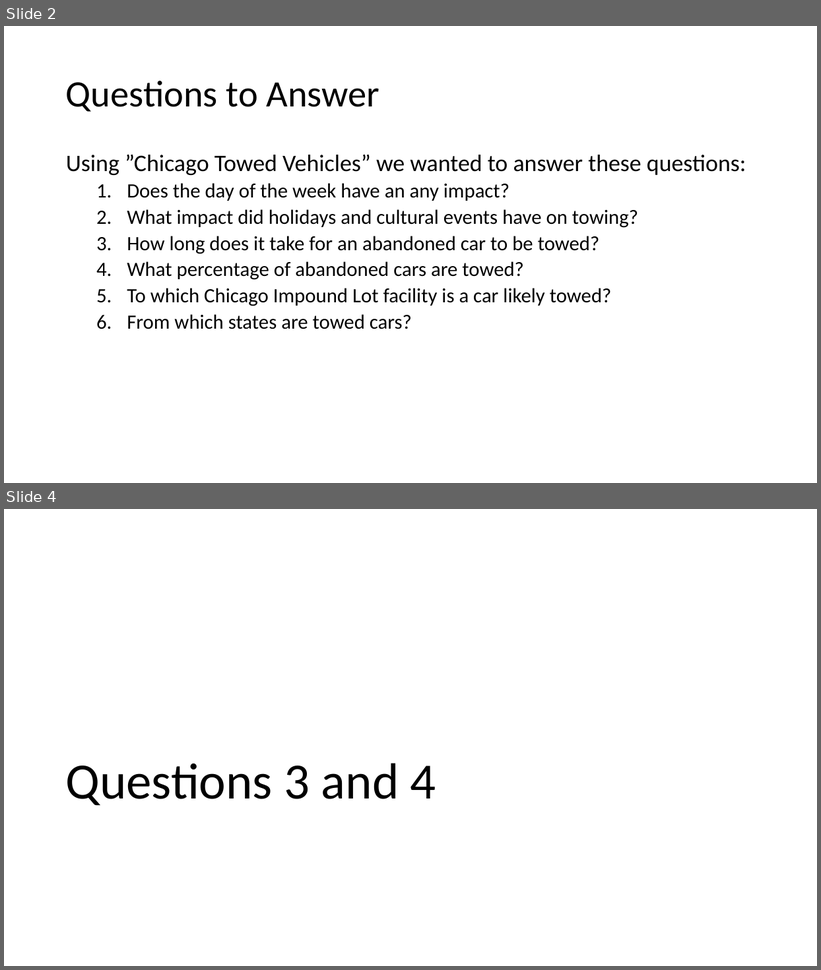
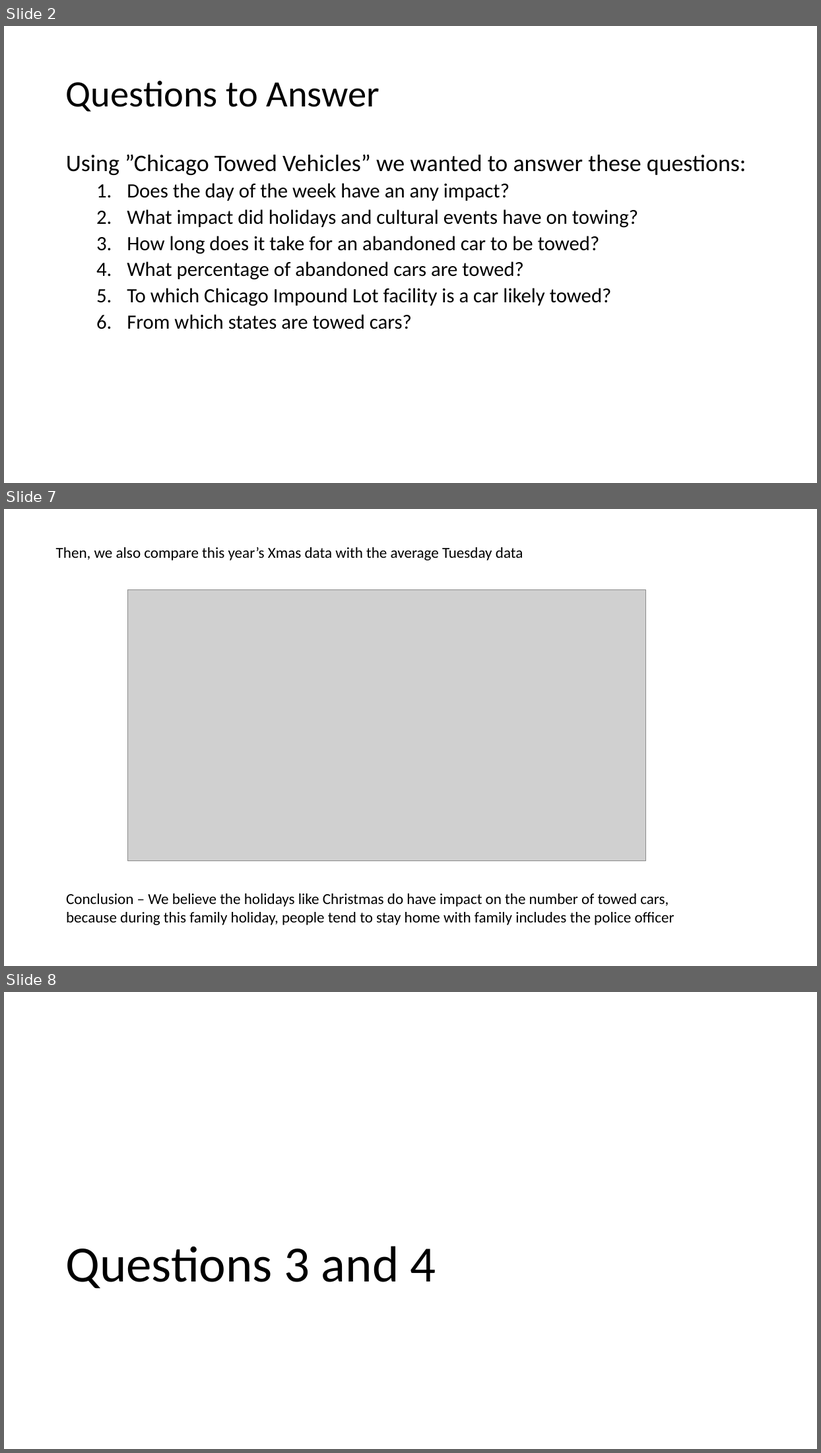
Before and after one commit to yegeyang/Project_1, a slide deck: Project1.pptx. Shown one above the other, each under a label of ours: slides 2 and 4 before the commit, slides 2, 7 and 8 after it; the slides between them are not shown. The pictures are 821x970 and 821x1453 pixels, drawn with LibreOffice and Linux fonts; fonts in the diff are those of the drawing; grey boxes stand for pictures. Boxes give left, top, right and bottom in pixels: in the first picture for what was removed or moved away, otherwise in the second. Text is boxed around its words. In the diff, an @@ line names an element or a change of style, - is before the commit and + after.

```diff
--- a/Project1.pptx
+++ b/Project1.pptx
@@ slide 7 added at (x1=4, y1=509, x2=817, y2=966), background #FFFFFF @@
@@ text added at (x1=56, y1=547, x2=523, y2=560), 18 pt, text #000000 @@
+Then, we also compare this year’s Xmas data with the average Tuesday data
@@ picture added at (x1=128, y1=590, x2=646, y2=861) @@
@@ text added at (x1=66, y1=894, x2=675, y2=925), 18 pt, text #000000 @@
+Conclusion – We believe the holidays like Christmas do have impact on the number of towed cars, because during this family holiday, people tend to stay home with family includes the police officer
@@ what was slide 4 is now slide 8 @@
```
Also in this commit, not shown: 1 slide changed, 4 other slides added, 1 slide removed, 4 other files.
